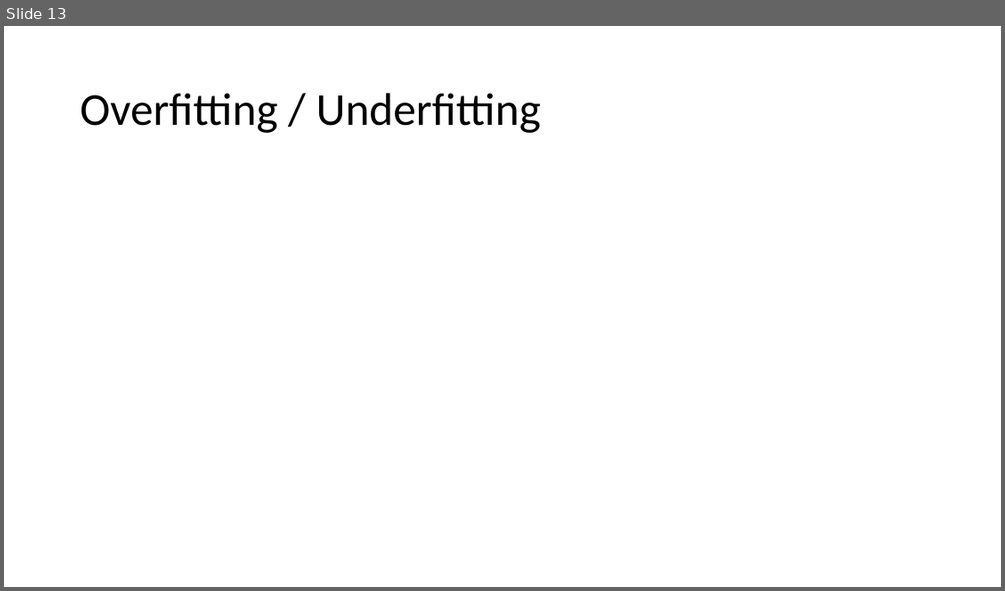
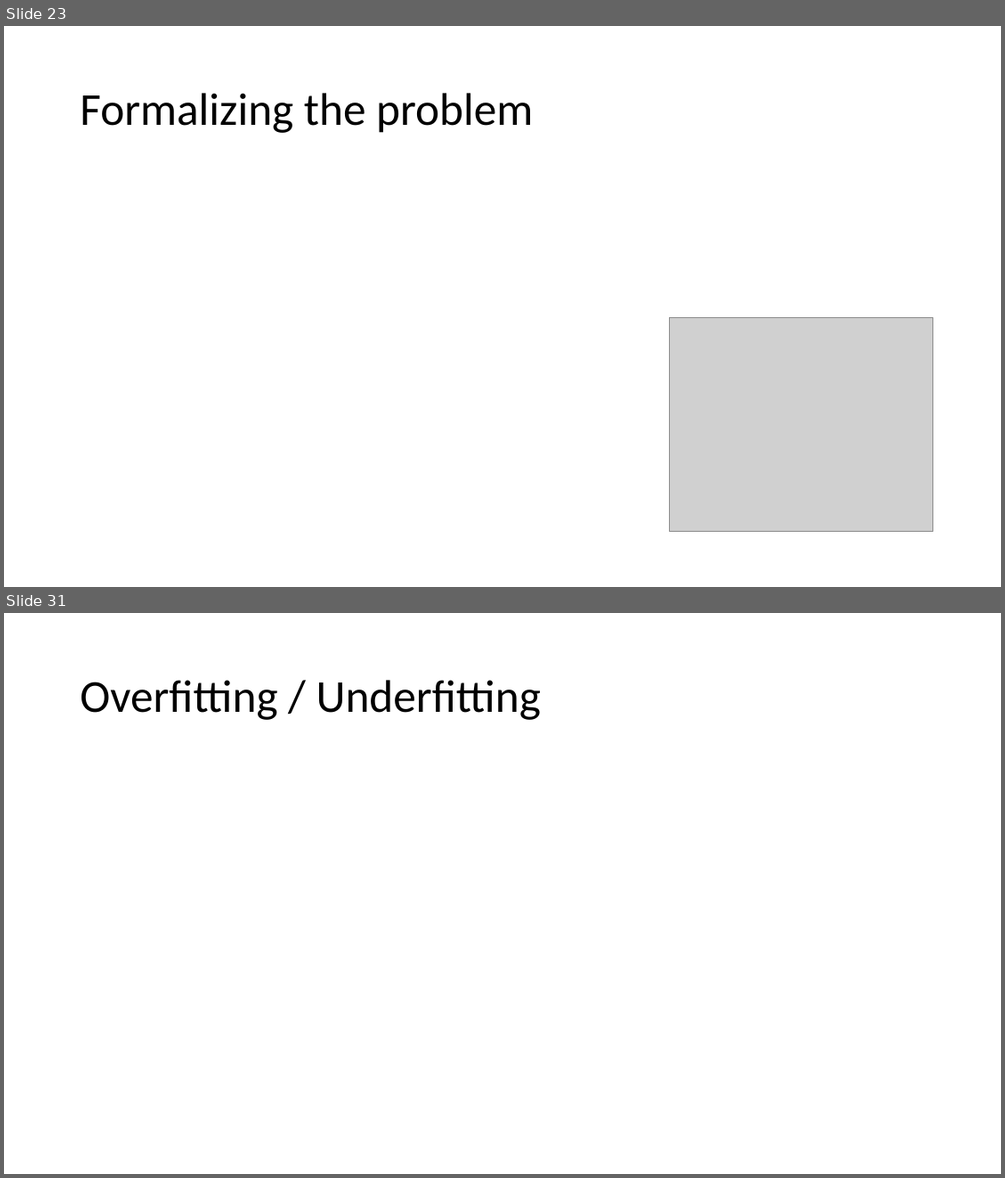
Before and after one commit to alishibli97/peca, a slide deck: slides.pptx. Shown one above the other, each under a label of ours: slide 13 before the commit, slides 23 and 31 after it; the slides between them are not shown. The pictures are 1005x591 and 1005x1178 pixels, drawn with LibreOffice and Linux fonts; fonts in the diff are those of the drawing; grey boxes stand for pictures. Boxes give left, top, right and bottom in pixels: in the first picture for what was removed or moved away, otherwise in the second. Text is boxed around its words. In the diff, an @@ line names an element or a change of style, - is before the commit and + after.

```diff
--- a/slides.pptx
+++ b/slides.pptx
@@ slide 23 added at bbox=[4, 26, 1001, 587], background #FFFFFF @@
@@ title added at bbox=[80, 93, 533, 133], 44 pt, text #000000 @@
+Formalizing the problem
@@ picture added at bbox=[670, 318, 933, 532] @@
@@ what was slide 13 is now slide 31 @@
```
Also in this commit, not shown: 6 slides changed, 23 other slides added, 6 slides removed.
